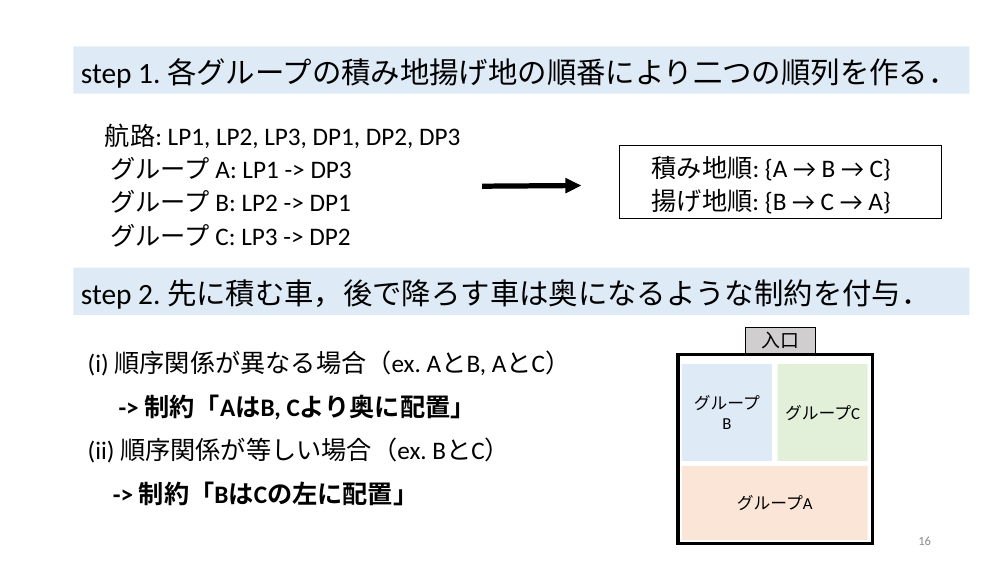
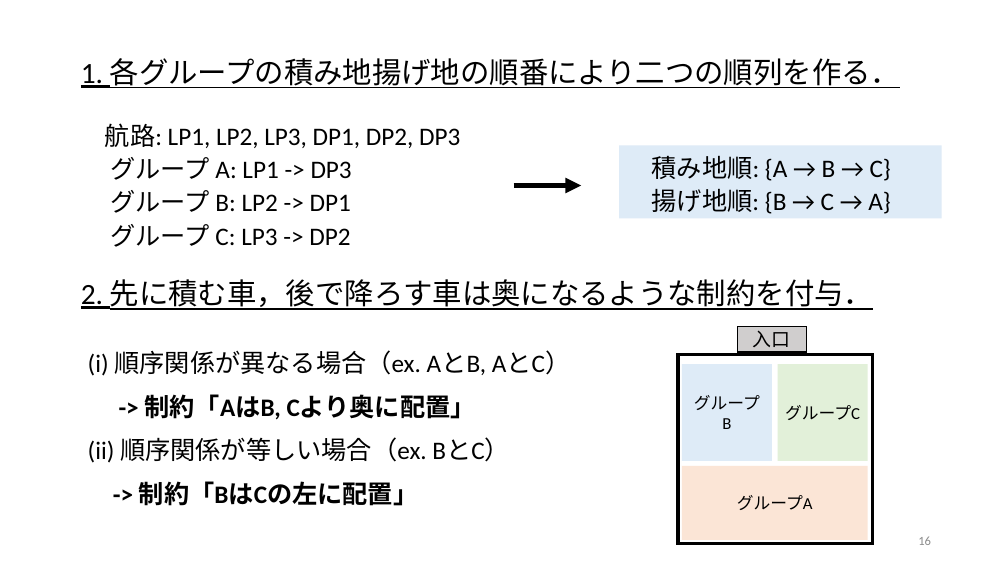
Before and after one commit to r-kurosu/kline, a slide deck: slide 16 of 卒論発表用スライド.pptx. Drawn at 1008x567 pixels with LibreOffice and Linux fonts; fonts in the diff are those of the drawing. Boxes give left, top, right and bottom in pixels: in the first picture for what was removed or moved away, otherwise in the second. Text is boxed around its words. In the diff, an @@ line names an element or a change of style, - is before the commit and + after.

```diff
--- a/卒論発表用スライド.pptx
+++ b/卒論発表用スライド.pptx
@@ text "1. 各グループの積み地揚げ地の順番により二つの順列を作る．": place and size @@
-text "1. 各グループの積み地揚げ地の順番により二つの順列を作る．" at bbox=[73, 47, 969, 95]
+text "1. 各グループの積み地揚げ地の順番により二つの順列を作る．" at bbox=[81, 58, 900, 88]
@@ text "1. 各グループの積み地揚げ地の順番により二つの順列を作る．" at bbox=[81, 58, 900, 88]: fill #DEEBF7 to none @@
@@ text at bbox=[81, 58, 900, 88]: text changed @@
-step 1. 各グループの積み地揚げ地の順番により二つの順列を作る．
+1. 各グループの積み地揚げ地の順番により二つの順列を作る．
@@ rectangle "積み地順: {A → B → ..." at bbox=[619, 145, 942, 219]: fill none to #DEEBF7; outline #000000 0.75 pt to none @@
@@ arrow moved from (482, 186) - (582, 185) to (514, 185) - (582, 185) @@
@@ text "2. 先に積む車，後で降ろす車は奥になるような制約を付与．": place and size @@
-text "2. 先に積む車，後で降ろす車は奥になるような制約を付与．" at bbox=[73, 268, 969, 315]
+text "2. 先に積む車，後で降ろす車は奥になるような制約を付与．" at bbox=[81, 279, 873, 310]
@@ text "2. 先に積む車，後で降ろす車は奥になるような制約を付与．" at bbox=[81, 279, 873, 310]: fill #DEEBF7 to none @@
@@ text at bbox=[81, 279, 873, 310]: text changed @@
-step 2. 先に積む車，後で降ろす車は奥になるような制約を付与．
+2. 先に積む車，後で降ろす車は奥になるような制約を付与．
@@ rectangle "入口": place and size @@
-rectangle "入口" at bbox=[746, 327, 815, 353]
+rectangle "入口" at bbox=[737, 327, 807, 352]
```
Also in this commit, not shown: 13 other slides changed, 5 slides added, 8 slides removed, 2 other files.
